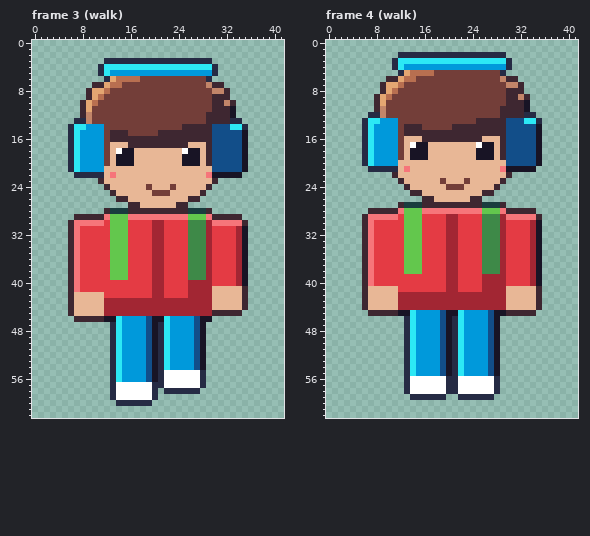
File history of a pixel-art file, art/ambient/ambient-pedestrian@88.aseprite. The picture above is the old version.
42x63 pixels, 4 frames. Shown: frame 3 (walk), frame 4 (walk). The commit also changed other frames, which this record leaves out.
Now the later version:
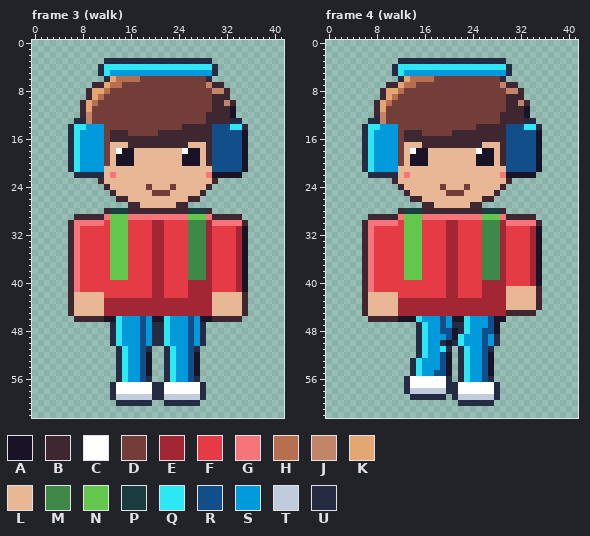
Palette (. is transparent): A #181425  B #3e2731  C #ffffff  D #733e39  E #a22633  F #e43b44  G #f6757a  H #b86f50  J #c28569  K #e4a672  L #e8b796  M #3e8948  N #63c74d  P #193c3e  Q #2ce8f5  R #124e89  S #0099db  T #c0cbdc  U #262b44
Diff:
Changed rows in their new state; - is an unchanged pixel.
Frame 3 (walk):
first column x 30:
41 FFFFEA
first column x 13:
45 -----------------LLLLLB
46 -----RS------RS--BBBBB-
47 -----RSU-----RSU-------
48 -----RSU-----RSU-------
49 -----RSU-----RSU-------
50 -----RSU-----RSU-------
51 .UQ--RU..UQ--RU.-------
52 .UQ--RA..UQ--RA.-------
53 .UQ--RA..UQ--RA.-------
54 .UQ--RA..UQ--RA.-------
55 .UQ--RA..UQSSRA.-------
56 .UQ--RU..UQSSRU.-------
58 --------UCCCCCCU-------
59 -TTTTTT-UTTTTTTU-------
60 ---------UUUUUU--------
Frame 4 (walk):
first column x 6:
 2 ------..................------
 3 -----.UUUUUUUUUUUUUUUUUU.-----
 4 -------QQQQQQQQQQQQQQQQQ------
 5 -----UQSSSSSSSSSSSSSSSSSU-----
 6 ----..UK-HHH-----------U..----
 7 ---.BBKHH--------------JBB.---
 8 -----KH-----------------JJ----
 9 --.BKH--------------------B.--
10 ----H---------------------JB--
11 ---K-------------------D------
12 -.B------------------------A.-
13 .UUJDD-------------DDDD-BBBUU.
14 --Q----DDD-----DDDD--------QQU
15 ----------DDDDD---------------
16 -------BBB----------BBB-------
17 --------LLBBBBBBBBBBLL--------
18 --------C----------C----------
20 ------D-AAA--------AAA-B------
21 UQSSSS-L---------------LRRRRRA
22 -UUUUU-G---------------GAAAAA-
23 -----BL------L---L-----LB-----
24 ------BL-----DLLLD----LB------
25 -------BLL----DDD---LLB-------
26 --------BBLL------LLBB--------
27 ------....--LLLLLL--....------
28 -.....BPPPBBBBBBBBBBPPPB.....-
29 .BBBBBG---GGGGGGGGGGNNNGBBBBB.
30 --GGGG------------------GGGGGB
first column x 6:
39 -------NNN----------MMM-
41 -GFFFF------------------
42 ------FFFFFFFF--FFFF----
45 BLLLLLEEEEEEEEEEEEEEEEEE
46 -BBBBBAAAQ----SAAQ-----A
47 -------..UQ---S-UQ------
48 -------..UQ---RAUQ--R---
49 -------..UQ--SRA----RSU-
50 -------..UQ--U------RSU-
51 -------..UQ--QU.UQ--RU.-
52 -------..UQ----.UQ--RA.-
53 -------.UQ-----.UQ--RA.-
54 -------.UQ-----.UQ--RA.-
55 -------.UQ--R--.UQ--RA.-
56 ---------------.UQSSRU.-
58 --------TTTTTT----------
59 ---------------UTTTTTTU-
60 ----------------UUUUUU--
Boxes around the changes in both pictures, in picture pixels (x1, y1, x2, y2):
changed: (212, 286, 248, 292)
changed: (110, 310, 248, 406)
changed: (362, 52, 542, 226)
changed: (362, 274, 506, 406)
